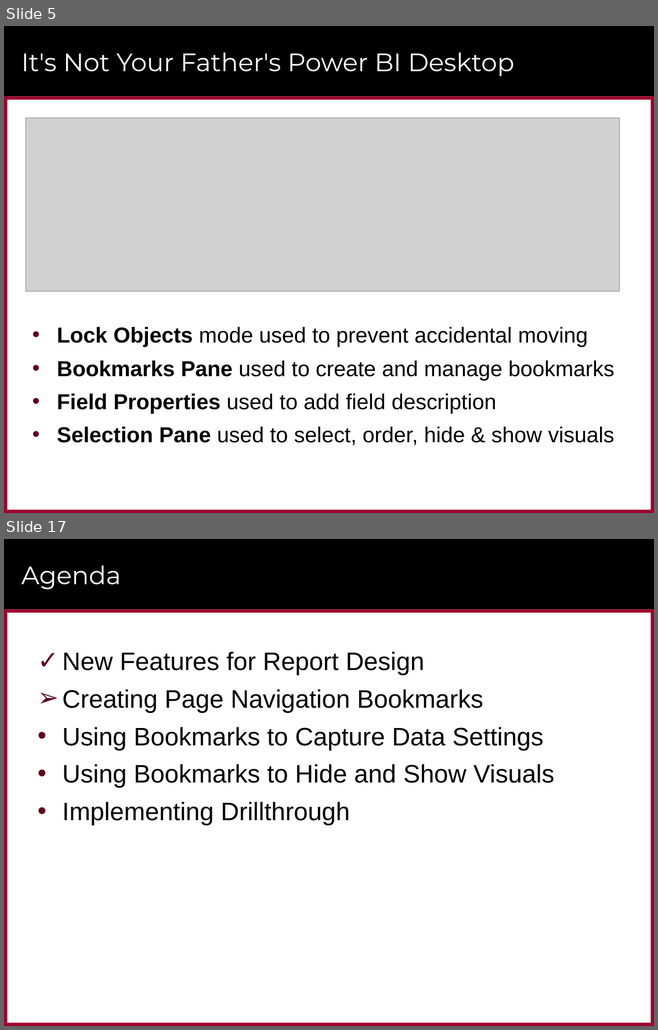
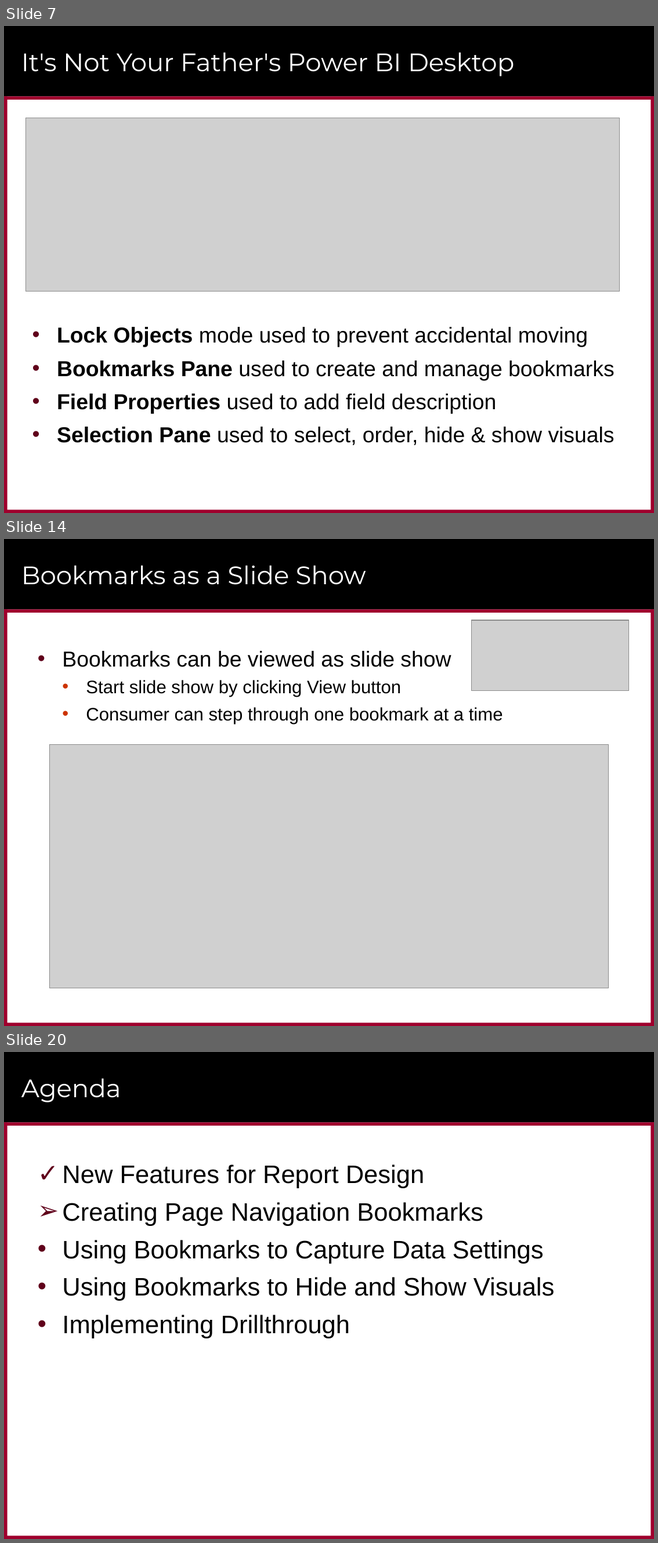
Before and after one commit to CriticalPathTraining/Bookmarks, a slide deck: Bookmarks.pptx. Shown one above the other, each under a label of ours: slides 5 and 17 before the commit, slides 7, 14 and 20 after it; the slides between them are not shown. The pictures are 658x1030 and 658x1543 pixels, drawn with LibreOffice and Linux fonts; fonts in the diff are those of the drawing; grey boxes stand for pictures; background and template pictures are left out. Boxes give left, top, right and bottom in pixels: in the first picture for what was removed or moved away, otherwise in the second. Text is boxed around its words. In the diff, an @@ line names an element or a change of style, - is before the commit and + after.

```diff
--- a/Bookmarks.pptx
+++ b/Bookmarks.pptx
@@ slide 14 added at <box>4,539,654,1026</box>, background #FFFFFF; not listed: 6 template elements that a slide beside it also shows @@
@@ title added at <box>21,565,366,585</box>, 28 pt, text #FFFFFF @@
+Bookmarks as a Slide Show
@@ picture added at <box>471,620,629,691</box> @@
@@ text added at <box>62,651,503,724</box>, 20 pt, text #000000 @@
+• Bookmarks can be viewed as slide show
+  • Start slide show by clicking View button
+  • Consumer can step through one bookmark at a time
@@ picture added at <box>49,745,608,988</box> @@
@@ what was slide 5 is now slide 7 @@
@@ what was slide 17 is now slide 20 @@
```
Also in this commit, not shown: 10 slides changed, 10 other slides added, 7 slides removed, 1 other file.
